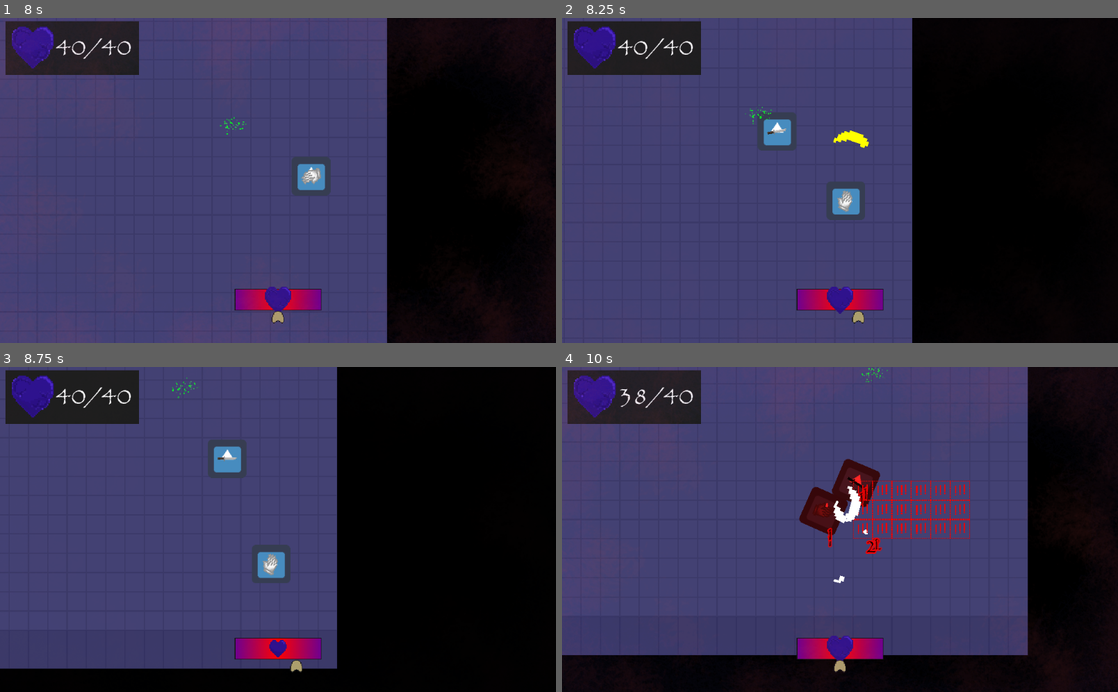
Above: before the commit, frames 1-4 (two rows, left to right).
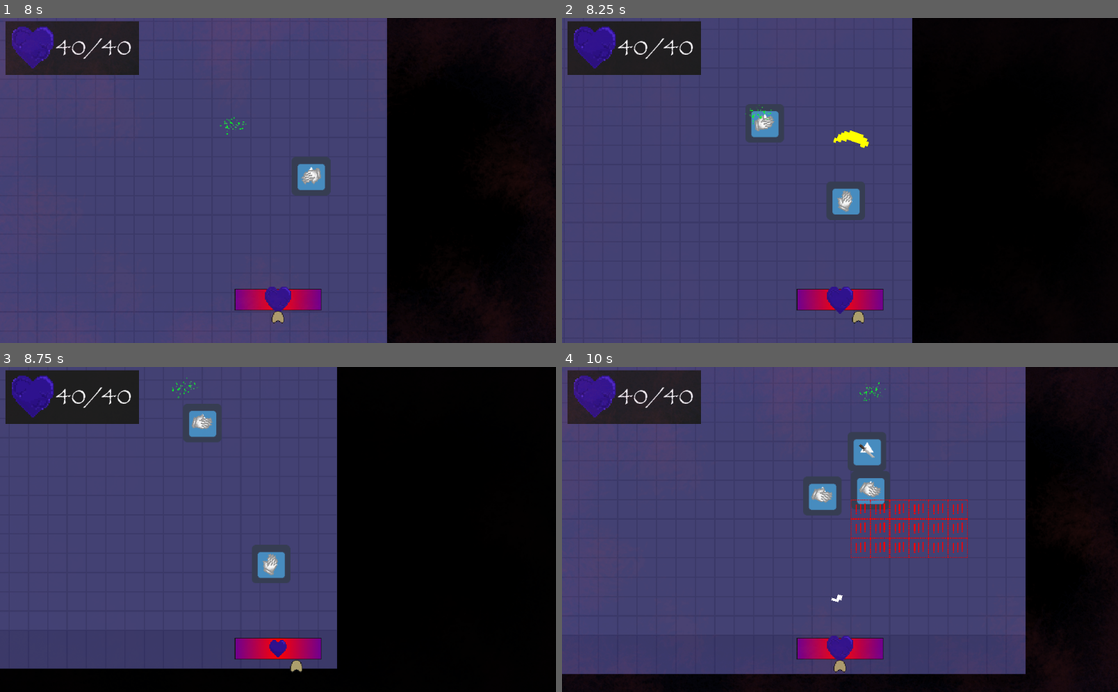
Above: after the commit, the same moments.

Repository: ColdCalzone/GWJ-30
Game: Godot game, scene res://scenes/Game.tscn
Two runs of this game, one before a commit and one after it. Both use one fixed random seed, a clock stepped at 60 frames per second and the inputs below. The project has no main scene, so this scene is started directly. The engine's default icon, where the game draws it, is replaced by a stand-in: a white triangle on a blue panel in a dark square.
Inputs (mouse positions are in pixels of both pictures, inside the frame that each line leads up to):
- Up to frame 1 (8 s): tap Enter (ui_accept) at 0.5, 0.77, 1.52, 3.02, 3.77, 4.52, 6.02, 6.77, 7.52 s; move the mouse to (400, 164) at 0.52 s; hold D (move_right) 0.53-1.28 s; hold Space (attack) 0.53-1.28 s; move the mouse to (166, 196) at 1.27 s; hold S (move_down) 1.28-2.03 s; tap Space (attack) every 1.5 s from 1.35 to 7.35 s; move the mouse to (333, 109) at 2.02 s; hold D (move_right) 2.03-2.78 s; hold Space (attack) 2.03-2.78 s; move the mouse to (250, 245) at 2.77 s; hold W (move_up) 2.78-3.53 s; move the mouse to (444, 229) at 3.52 s; hold Space (attack) 3.53-4.28 s; hold A (move_left) 3.53-5.03 s; move the mouse to (111, 131) at 4.27 s; move the mouse to (305, 180) at 5.02 s; hold S (move_down) 5.03-5.78 s; hold Space (attack) 5.03-5.78 s; move the mouse to (194, 99) at 5.77 s; hold D (move_right) 5.78-6.53 s; move the mouse to (400, 164) at 6.52 s; hold W (move_up) 6.53-7.28 s; hold Space (attack) 6.53-7.28 s; move the mouse to (166, 196) at 7.27 s; hold D (move_right) from 7.28 s (still down)
- Up to frame 2 (8.25 s): move the mouse to (895, 109) at 8.02 s; release D (move_right) at 8.03 s; hold S (move_down) from 8.03 s (still down); hold Space (attack) from 8.03 s (still down)
- Up to frame 3 (8.75 s): keep holding S (move_down); keep holding Space (attack)
- Up to frame 4 (10 s): move the mouse to (812, 594) at 8.77 s; release S (move_down) at 8.78 s; release Space (attack) at 8.78 s; hold A (move_left) 8.78-9.53 s; tap Space (attack) at 8.85 s; tap Enter (ui_accept) at 9.02, 9.77 s; move the mouse to (1006, 578) at 9.52 s; hold W (move_up) from 9.53 s (still down); hold Space (attack) from 9.53 s (still down)

Frame 1 is identical in both runs. In frame 2, 1.0% of the frame differs, in the area x 33-42%, y 26-41%; in frame 3, 1.5%; in frame 4, 9.9%, in the area x 0-84%, y 0-95%.

Commit message:
Adjusted enemy waves

Diff:
--- a/scenes/Game.gd
+++ b/scenes/Game.gd
@@ -23,7 +23,9 @@
 const ENTITY_SIZE := Vector2(64, 64)
 const MAP_SIZE := Vector2(35, 20)
 const ENEMY_WAVES := {
-	[ENEMY3_PACKED]: 0
+	[ENEMY1_PACKED]: 0,
+	[ENEMY2_PACKED]: 6,
+	[ENEMY3_PACKED]: 10
 }
 
 
